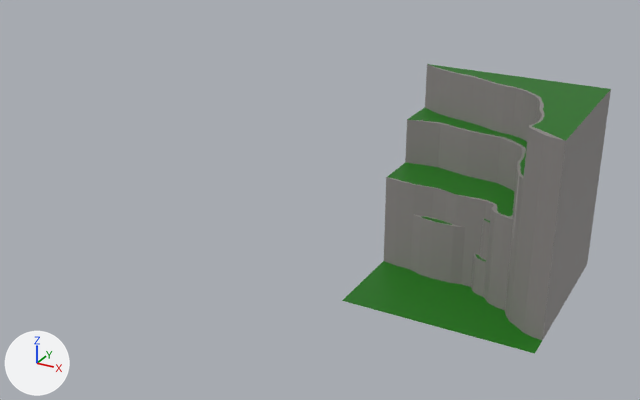
The FBX model Insignificance/Assets/Resources/Prefabs/Models/MountainToStair.fbx as it was, and as the next commit left it.
One viewpoint serves both versions: a 50 mm camera at (2.3, -4.01, 1.79) aimed at (0.12, -0.04, -0.2). Lighting does not change. The marker at lower left points along +X, +Y and +Z. Vertices at the same position are counted once.
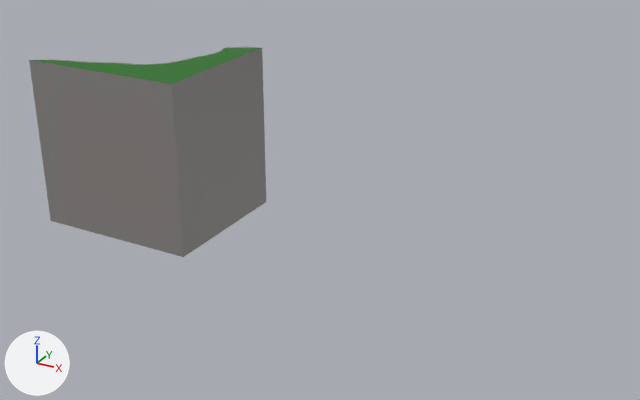
Diff of the bpy script that builds the scene:
```diff
--- a/Insignificance/Assets/Resources/Prefabs/Models/MountainToStair.fbx.py
+++ b/Insignificance/Assets/Resources/Prefabs/Models/MountainToStair.fbx.py
@@ me_plane_004 @@
 # used by ob_plane_003; location = (1.0, 0.0, 0.0); rotation_euler = (0.0, -3.142, 0.0), in degrees (0, -180, 0); scale = (-0.5, -0.5, -0.5)
-me_plane_004.from_pydata(...)  # 345 vertices, 157 faces; spans x -1.0..1.0, y -1.0..1.0, z -1.0..1.0
+me_plane_004.from_pydata(...)  # 340 vertices, 153 faces; spans x -1.0..1.0, y -1.0..0.75, z -1.0..1.0
+# me_plane_004 part 1
+# 5 vertices are removed from x -1.0..1.0, y 0.25..1.0, z -1.0
+# 4 faces are deleted
 me_plane_004.materials.append(mat_stone_004)
@@ ob_plane_003 @@
 ob_plane_003 = bpy.data.objects.new('Plane.003', me_plane_004)
-ob_plane_003.location = (1.0, 0.0, 0.0)
-ob_plane_003.rotation_euler = (0.0, -3.142, 0.0)  # degrees (0, -180, 0)
-ob_plane_003.scale = (-0.5, -0.5, -0.5)
+ob_plane_003.location = (-1.0, 0.0, 0.0)
+ob_plane_003.scale = (0.5, 0.5, 0.5)
```

Boxes (x1, y1, x2, y2) around the edits, measured in the pictures (640 x 400 px):
'Plane.003', reshaped, moved, rescaled, turned: before (342, 64, 611, 353); after (29, 47, 266, 257)
part 1 of me_plane_004, deleted (green): before (342, 261, 542, 353)
